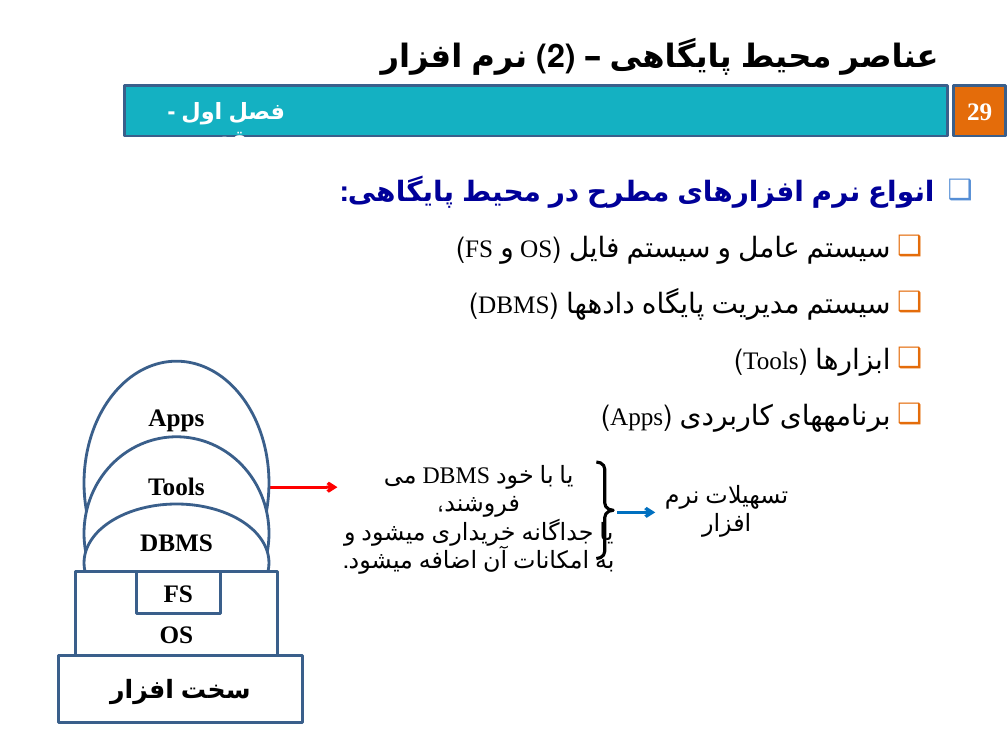
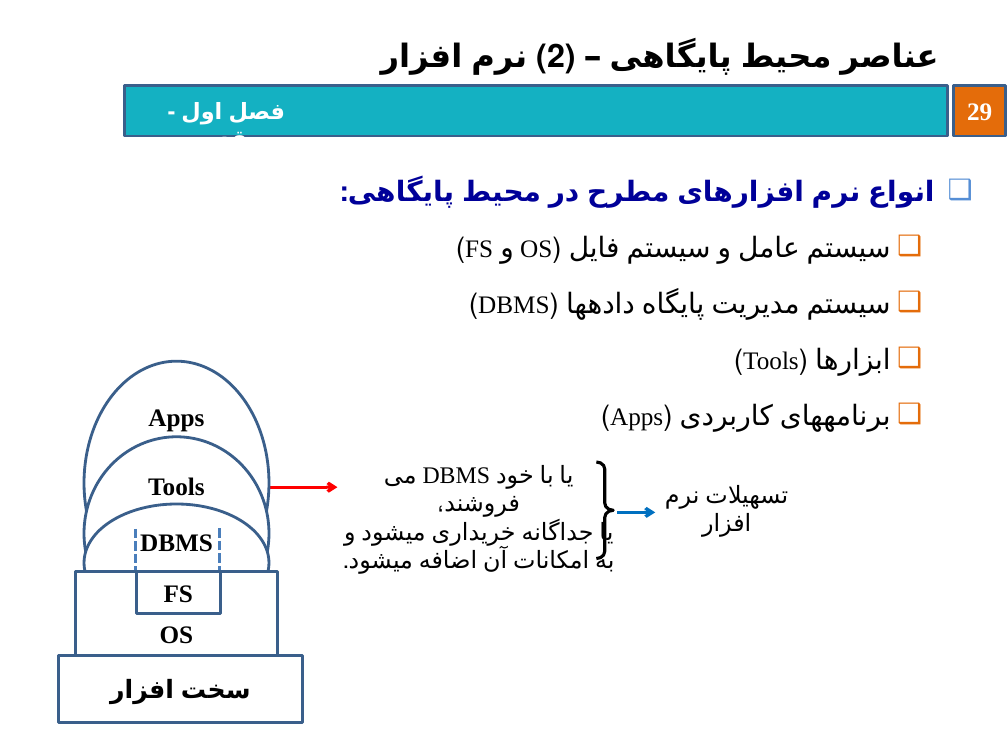
Before and after one commit to behnamhatami/DB-Slides, a slide deck: slide 29 of 1-DB-Introduction.pptx. Drawn at 1008x756 pixels with LibreOffice and Linux fonts; fonts in the diff are those of the drawing; background and template pictures are left out. Boxes give left, top, right and bottom in pixels: in the first picture for what was removed or moved away, otherwise in the second. Text is boxed around its words. In the diff, an @@ line names an element or a change of style, - is before the commit and + after.

```diff
--- a/1-DB-Introduction.pptx
+++ b/1-DB-Introduction.pptx
@@ line added from (136, 529) to (136, 572), #4B7EBC 2.25 pt dashed @@
@@ line added from (220, 528) to (220, 571), #4B7EBC 2.25 pt dashed @@
```
Also in this commit, not shown: 15 other slides changed, 1 other file.
